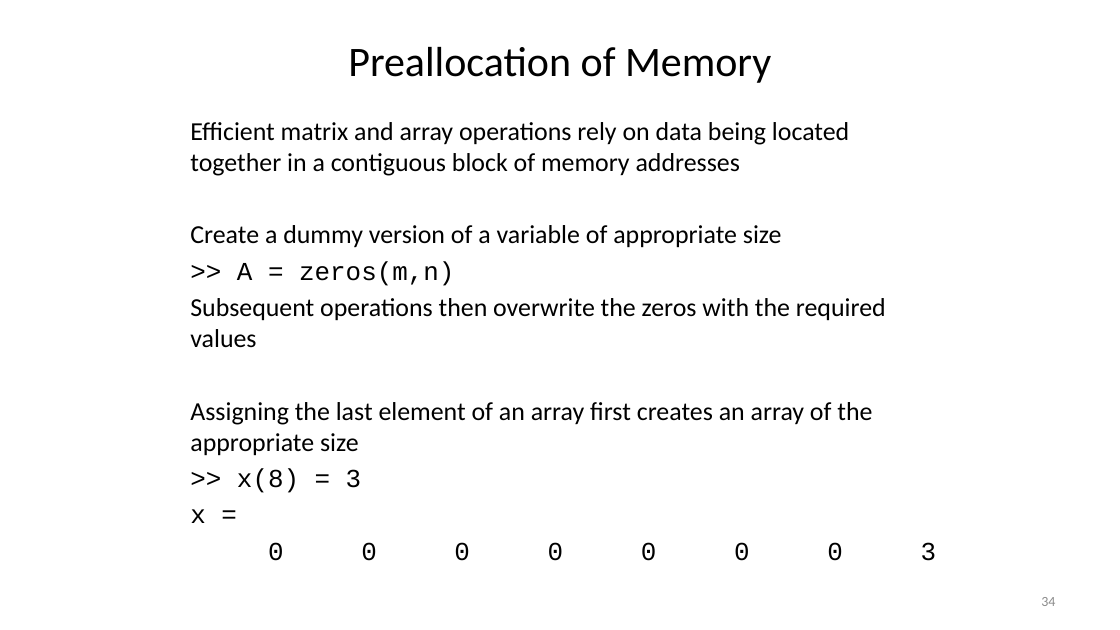
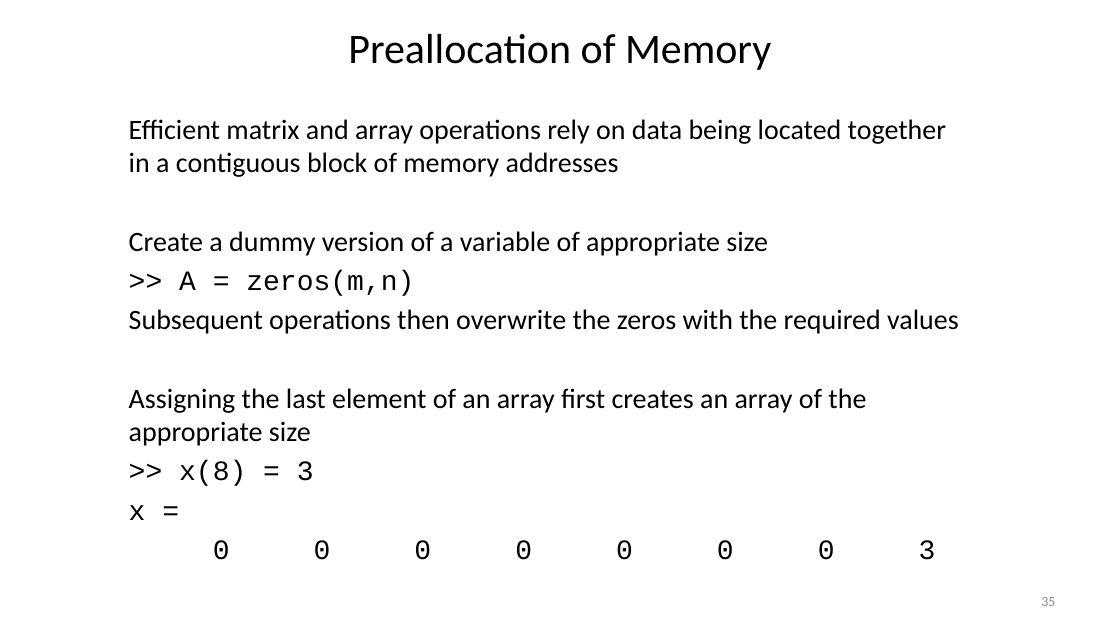
Before and after one commit to louisepb/Nottingham_Workshop, a slide deck: slide 35 of InstructorMaterials/Best Practices for Software Development using MATLAB.pptx (slide 34 before the commit). Drawn at 1120x630 pixels with LibreOffice and Linux fonts; fonts in the diff are those of the drawing. Boxes give left, top, right and bottom in pixels: in the first picture for what was removed or moved away, otherwise in the second. Text is boxed around its words. In the diff, an @@ line names an element or a change of style, - is before the commit and + after.

```diff
--- a/InstructorMaterials/Best Practices for Software Development using MATLAB.pptx
+++ b/InstructorMaterials/Best Practices for Software Development using MATLAB.pptx
@@ title "Preallocation of Memory" moved from (x1=348, y1=47, x2=771, y2=83) to (x1=348, y1=34, x2=771, y2=70) @@
@@ text "Efficient matrix and array operations ..." moved from (x1=190, y1=122, x2=937, y2=561) to (x1=129, y1=119, x2=959, y2=560) @@
@@ text "Efficient matrix and array operations ..." at (x1=129, y1=119, x2=959, y2=560): size 22.2 to 24 pt @@
@@ page number at (x1=1041, y1=597, x2=1055, y2=606): text changed @@
-34
+35
```
Also in this commit, not shown: 1 other slide changed, 1 slide added, 6 other files.
